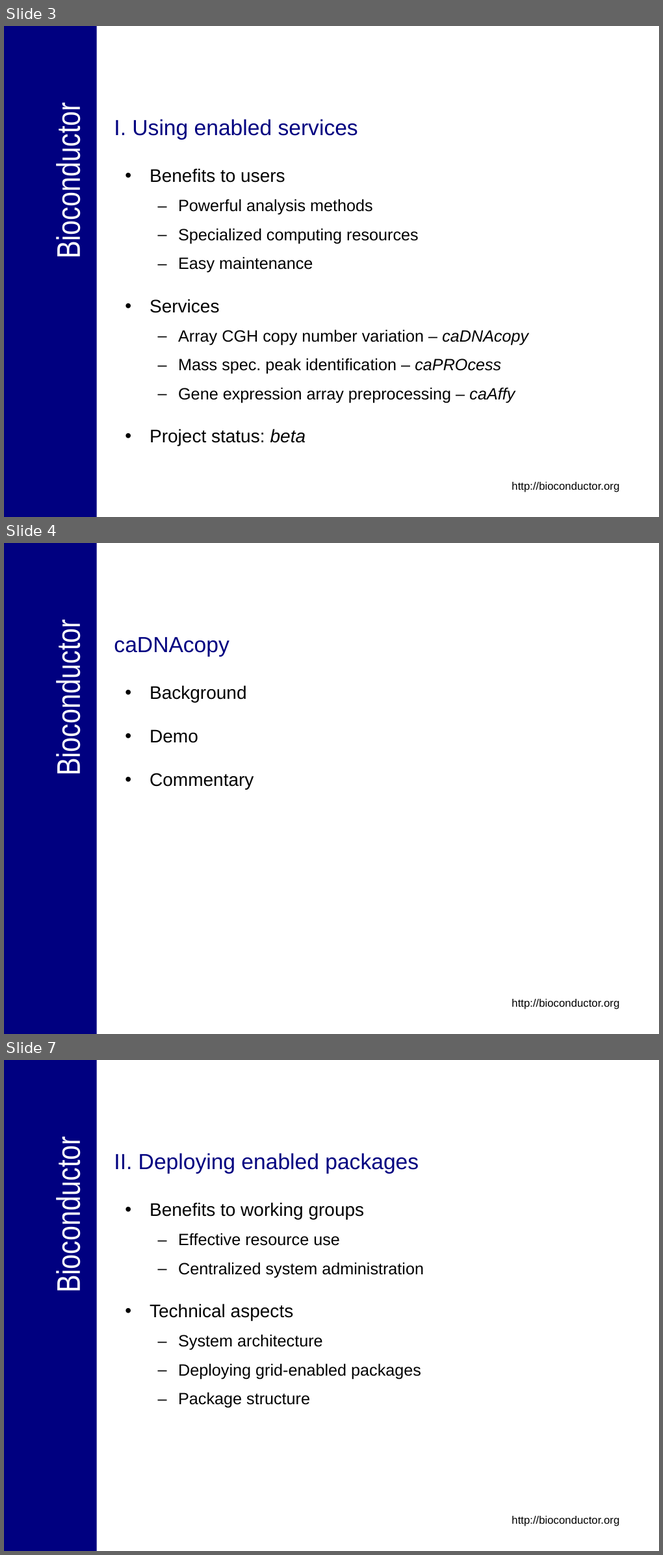
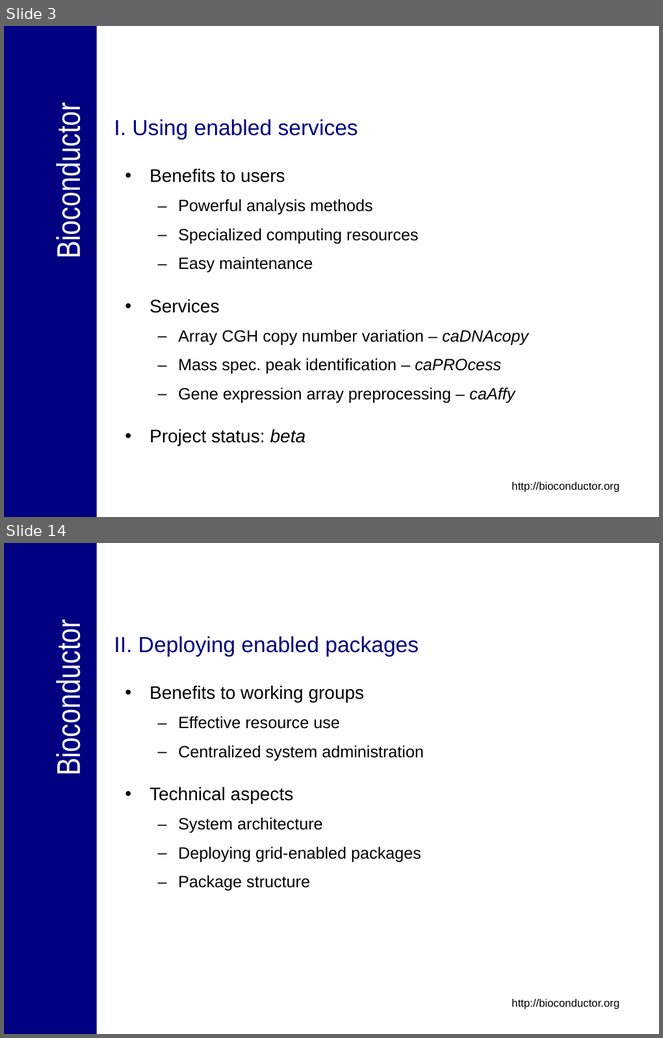
Before and after one commit to NCIP/bioconductor, a slide deck: bioconductor/Presentations/caBIG_Annual_Meeting_2007_Tech_Demo.ppt. Shown one above the other, each under a label of ours: slides 3, 4 and 7 before the commit, slides 3 and 14 after it; the slides between them are not shown. The pictures are 663x1555 and 663x1038 pixels, drawn with LibreOffice and Linux fonts; fonts in the diff are those of the drawing; background and template pictures are left out. Boxes give left, top, right and bottom in pixels: in the first picture for what was removed or moved away, otherwise in the second. Text is boxed around its words. In the diff, an @@ line names an element or a change of style, - is before the commit and + after.

```diff
--- a/bioconductor/Presentations/caBIG_Annual_Meeting_2007_Tech_Demo.ppt
+++ b/bioconductor/Presentations/caBIG_Annual_Meeting_2007_Tech_Demo.ppt
@@ slide 4 removed at bbox=[4, 543, 659, 1034], background #FFFFFF; not listed: 3 template elements that a slide beside it also shows @@
@@ title removed at bbox=[114, 637, 229, 657] @@
-caDNAcopy
@@ text removed at bbox=[150, 685, 254, 789] @@
-• Background
-• Demo
-• Commentary
@@ what was slide 7 is now slide 14 @@
```
Also in this commit, not shown: 1 slide changed, 10 slides added, 2 other slides removed.
